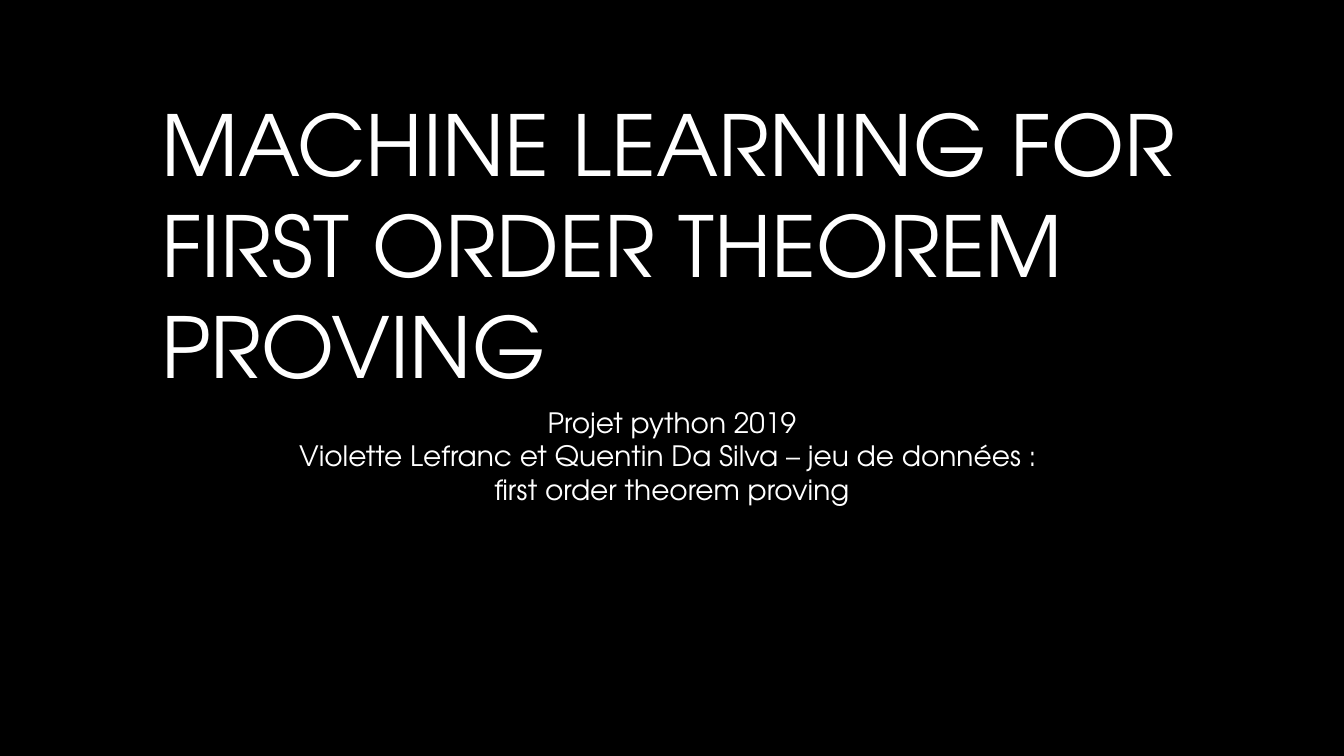
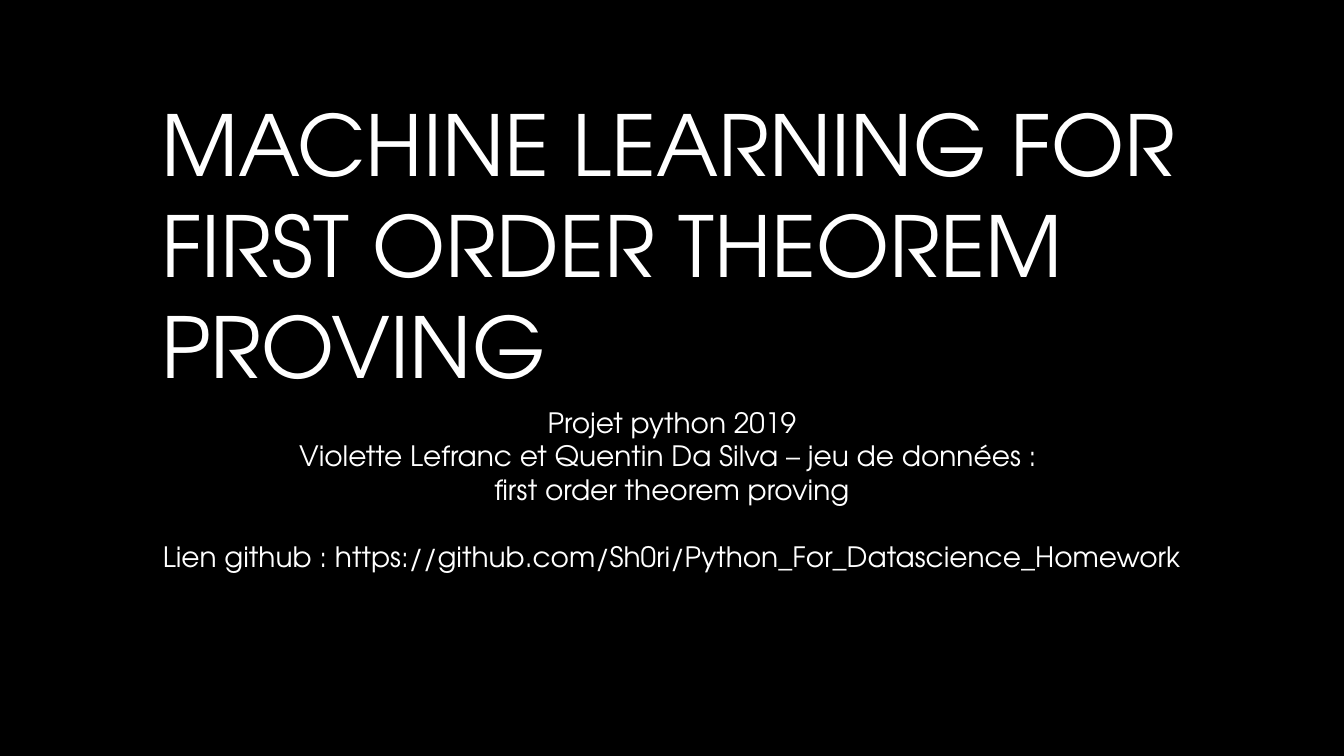
Before and after one commit to Sh0ri/Python_For_Datascience_Homework, a slide deck: slide 1 of Python.pptx. Drawn at 1344x756 pixels with LibreOffice and Linux fonts; fonts in the diff are those of the drawing; background and template pictures are left out. Boxes give left, top, right and bottom in pixels: in the first picture for what was removed or moved away, otherwise in the second. Text is boxed around its words. In the diff, an @@ line names an element or a change of style, - is before the commit and + after.

Commit message:
up

```diff
--- a/Python.pptx
+++ b/Python.pptx
@@ text at [163, 546, 1180, 573]: paragraph added @@
+Lien github : https://github.com/Sh0ri/Python_For_Datascience_Homework
```
